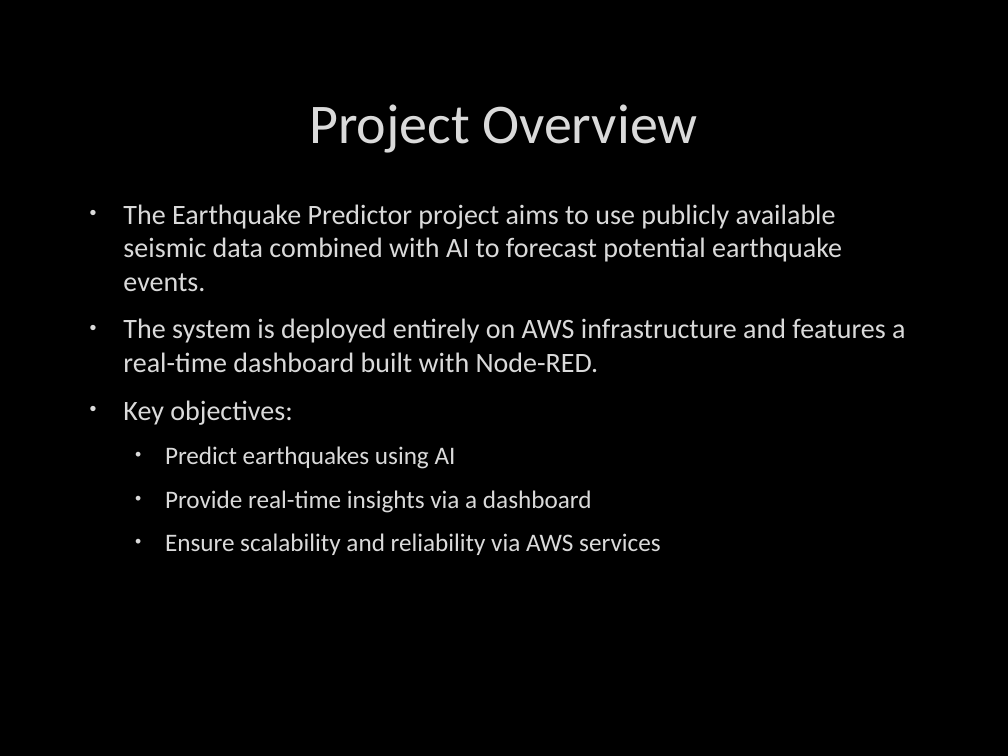
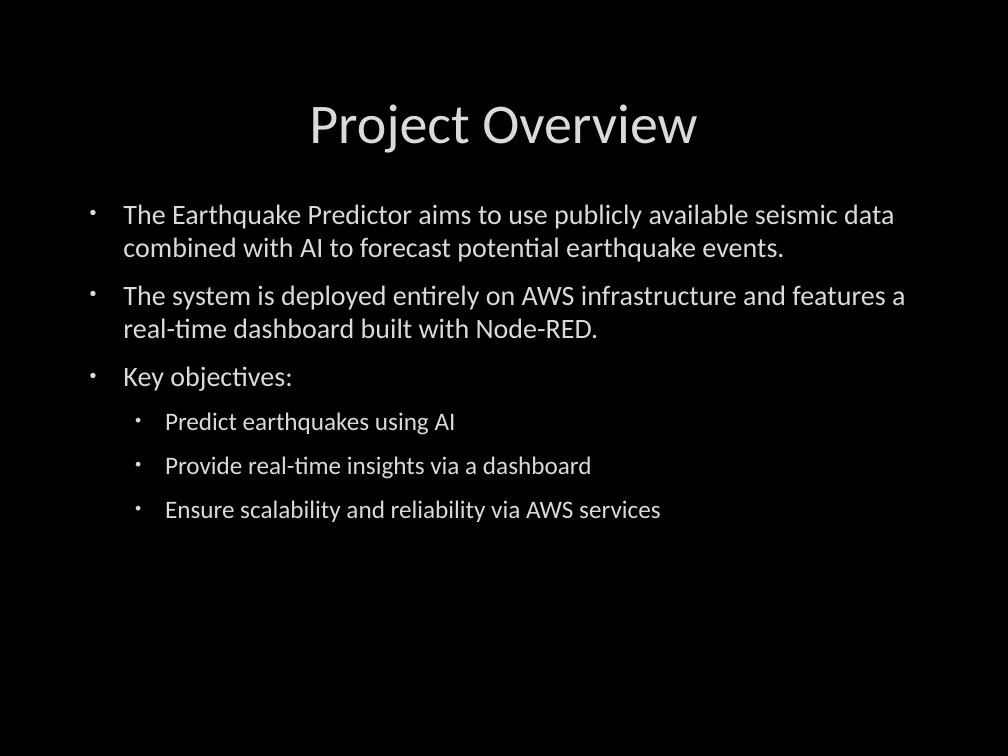
Before and after one commit to BenzenhoeferJochen/Earthquake_Predictor, a slide deck: slide 2 of Earthquake_Predictor_Capstone_Presentation.pptx. Drawn at 1008x756 pixels with LibreOffice and Linux fonts; fonts in the diff are those of the drawing; background and template pictures are left out. Boxes give left, top, right and bottom in pixels: in the first picture for what was removed or moved away, otherwise in the second. Text is boxed around its words. In the diff, an @@ line names an element or a change of style, - is before the commit and + after.

```diff
--- a/Earthquake_Predictor_Capstone_Presentation.pptx
+++ b/Earthquake_Predictor_Capstone_Presentation.pptx
@@ text at [123, 204, 894, 262]: text changed @@
-• The Earthquake Predictor project aims to use publicly available seismic data combined with AI to forecast potential earthquake events.
+• The Earthquake Predictor aims to use publicly available seismic data combined with AI to forecast potential earthquake events.
```
Also in this commit, not shown: 1 other slide changed, 1 slide added.
